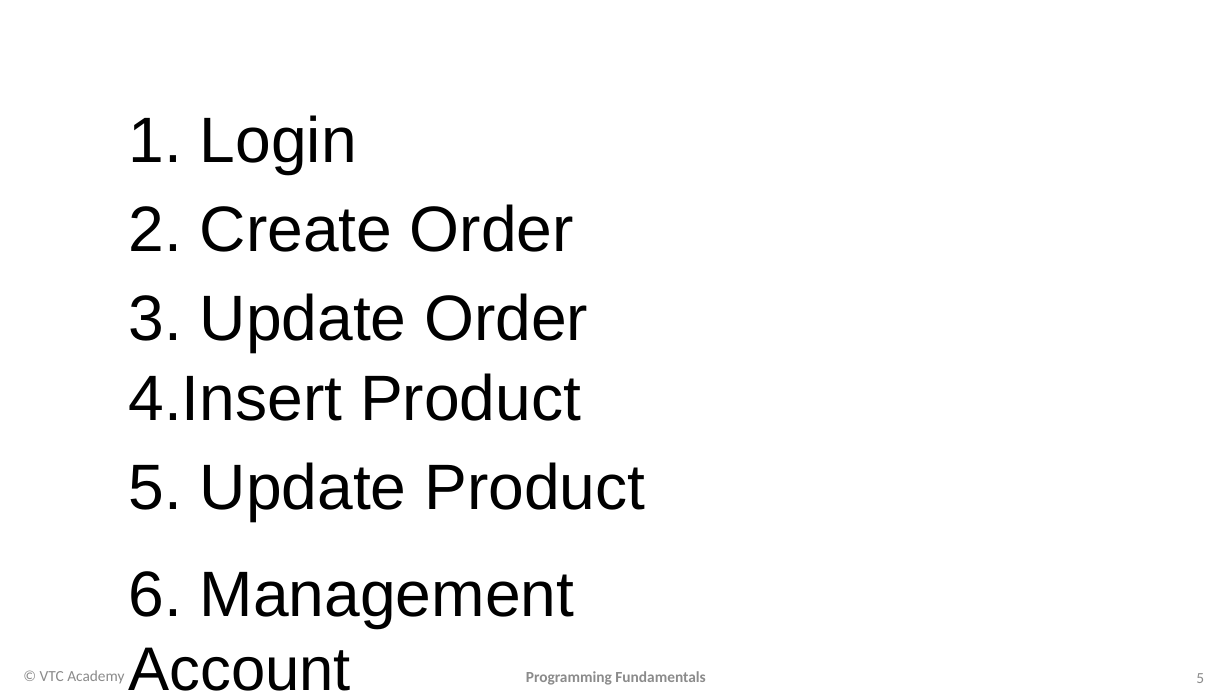
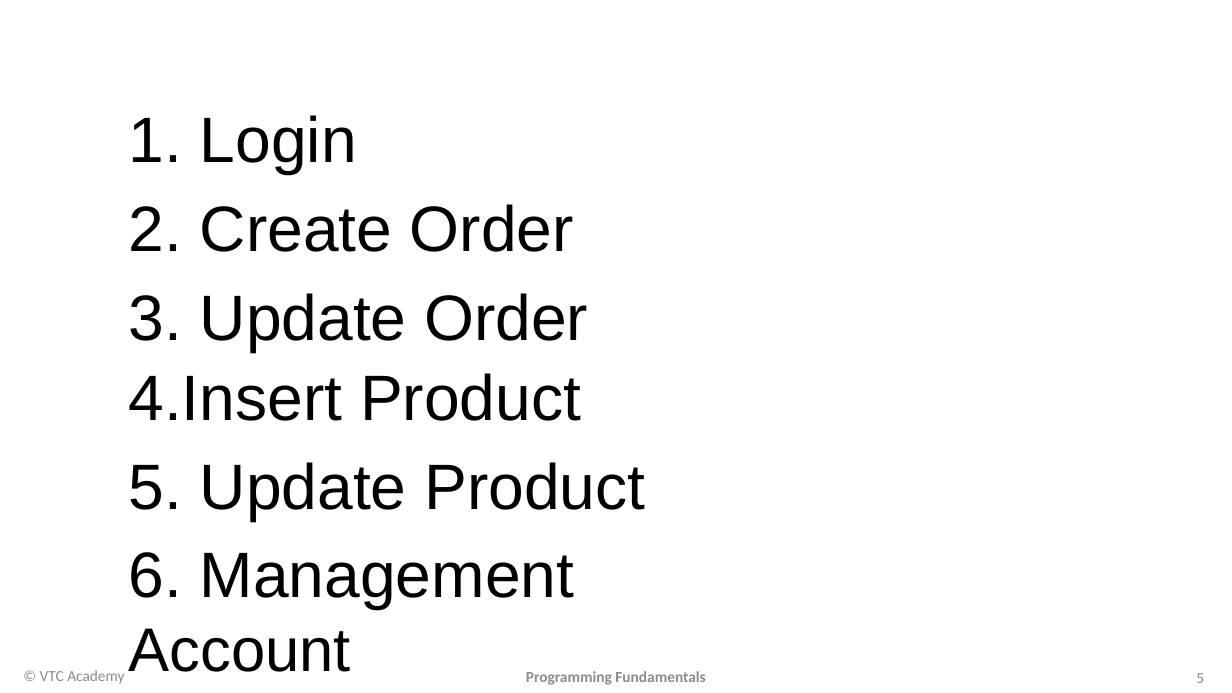
Before and after one commit to ngonngay/Project, a slide deck: slide 5 of minisupermarketMS/document/Project9-18.pptx. Drawn at 1232x693 pixels with LibreOffice and Linux fonts; fonts in the diff are those of the drawing; background and template pictures are left out. Boxes give left, top, right and bottom in pixels: in the first picture for what was removed or moved away, otherwise in the second. Text is boxed around its words. In the diff, an @@ line names an element or a change of style, - is before the commit and + after.

```diff
--- a/minisupermarketMS/document/Project9-18.pptx
+++ b/minisupermarketMS/document/Project9-18.pptx
@@ text "6. Management Account": place and size @@
-text "6. Management Account" at bbox=[128, 571, 574, 691]
+text "6. Management Account" at bbox=[128, 552, 574, 672]
```
Also in this commit, not shown: 9 other slides changed, 16 other files.
